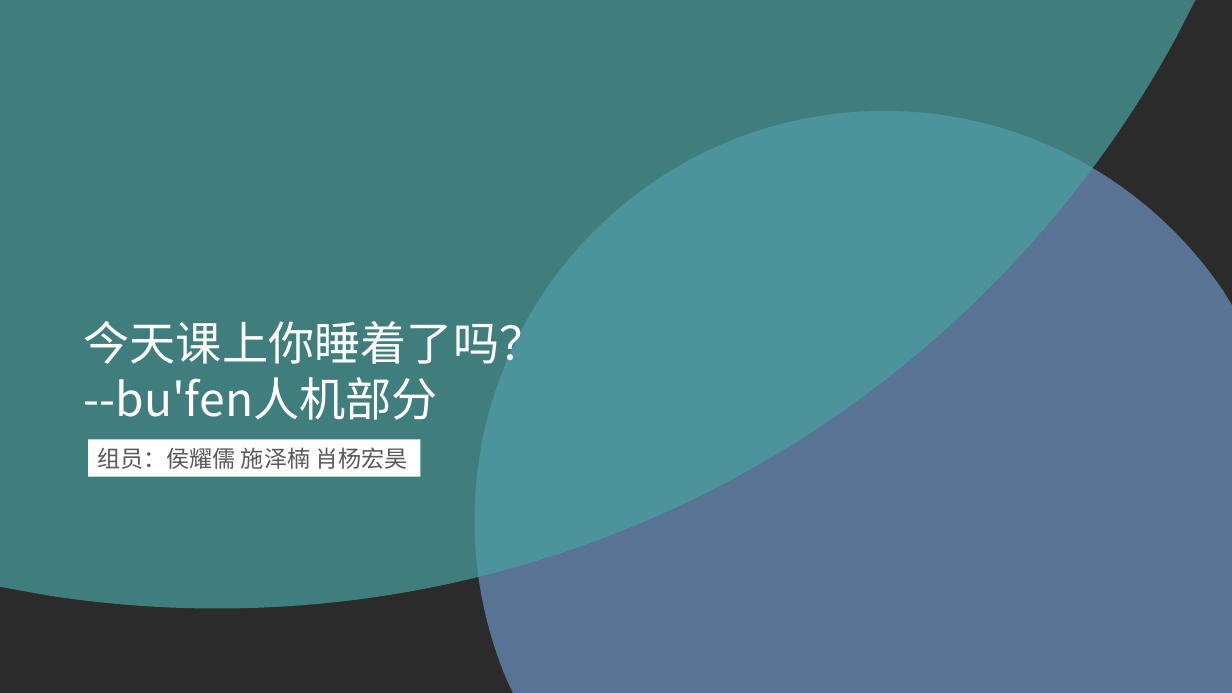
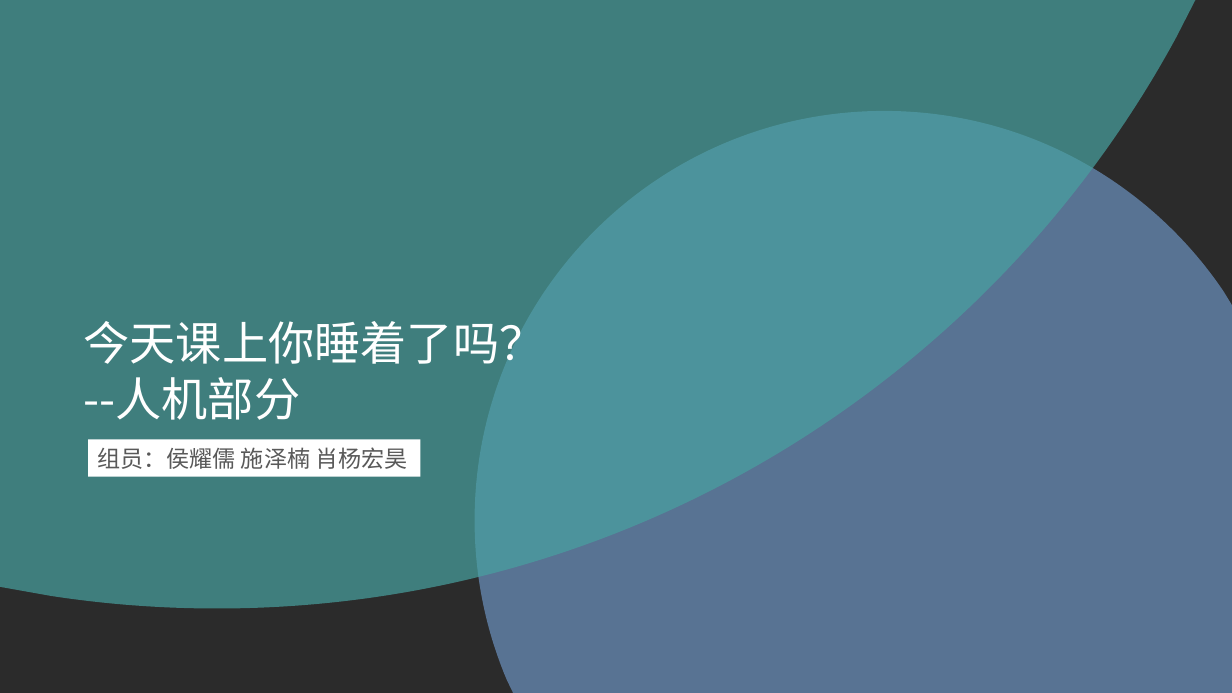
Before and after one commit to qwertyinsomnia/2019-HMI-ISP-07, a slide deck: slide 1 of 睡觉识别开题报告--人机交互.pptx. Drawn at 1232x693 pixels with LibreOffice and Linux fonts; fonts in the diff are those of the drawing; background and template pictures are left out; a plain dark background stands for a picture behind light text. Boxes give left, top, right and bottom in pixels: in the first picture for what was removed or moved away, otherwise in the second. Text is boxed around its words. In the diff, an @@ line names an element or a change of style, - is before the commit and + after.

```diff
--- a/睡觉识别开题报告--人机交互.pptx
+++ b/睡觉识别开题报告--人机交互.pptx
@@ text at (x1=84, y1=377, x2=301, y2=420): text changed @@
---bu'fen人机部分
+--人机部分
```
Also in this commit, not shown: 2 slides added.
